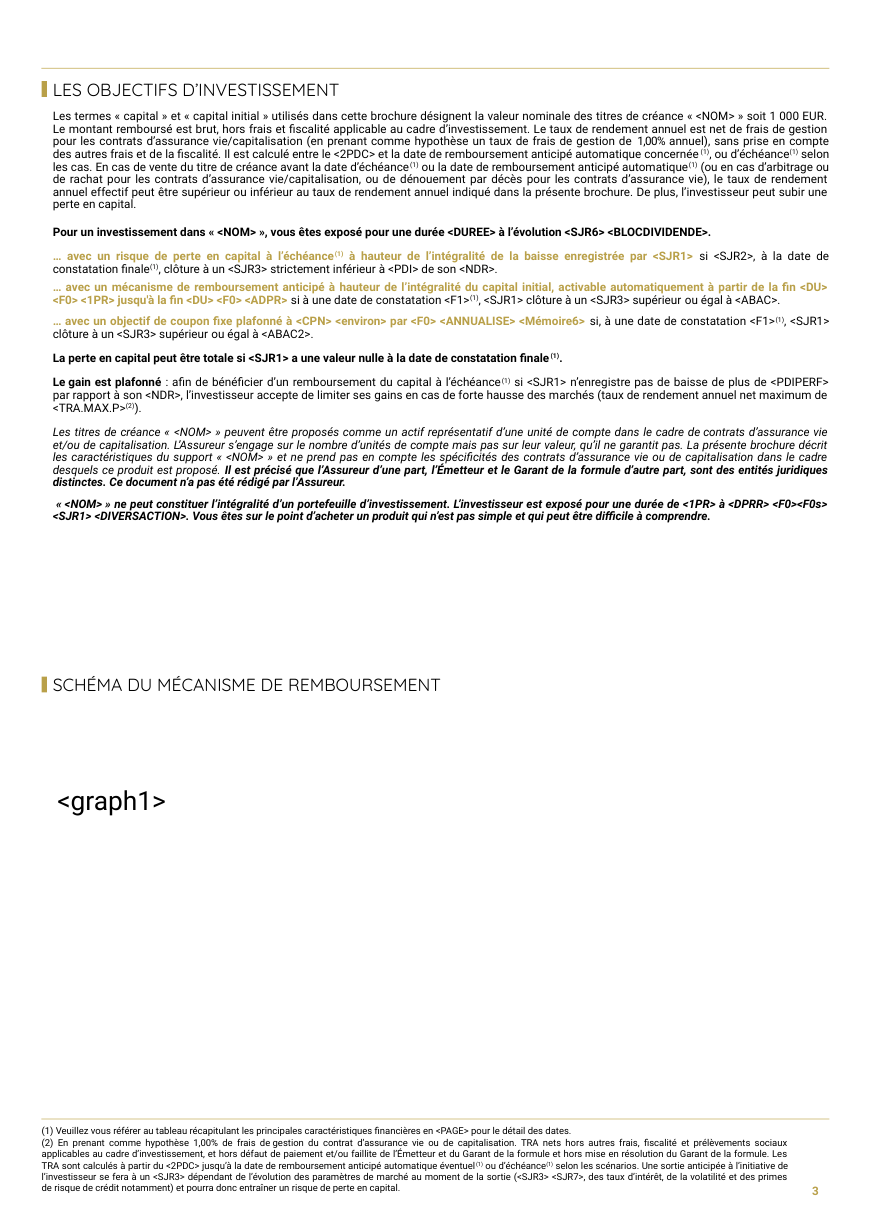
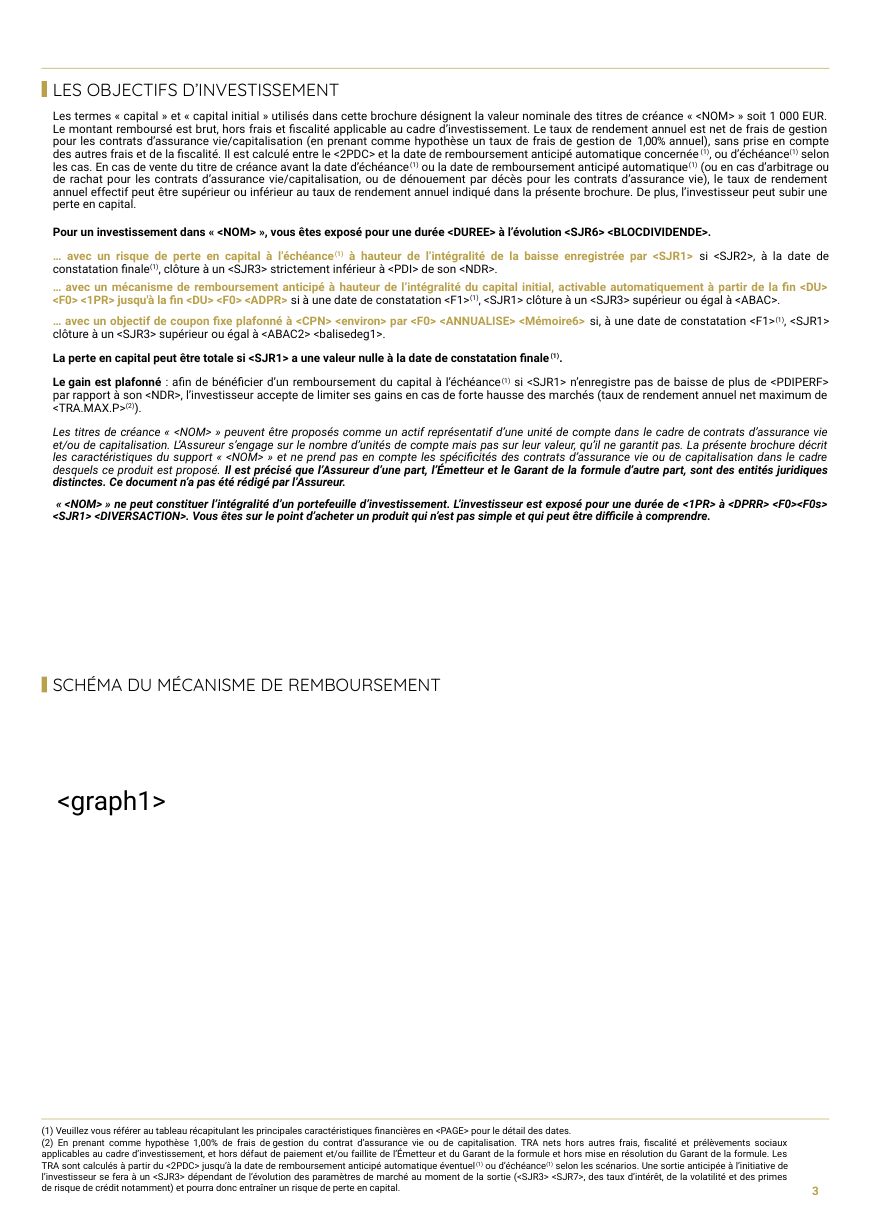
Before and after one commit to guillaumejacquin/Moulinette_Brochure_Equitim, a slide deck: slide 3 of Templates/BNP Paribas.pptx. Drawn at 871x1232 pixels with LibreOffice and Linux fonts; fonts in the diff are those of the drawing; background and template pictures are left out. Boxes give left, top, right and bottom in pixels: in the first picture for what was removed or moved away, otherwise in the second. Text is boxed around its words. In the diff, an @@ line names an element or a change of style, - is before the commit and + after.

```diff
--- a/Templates/BNP Paribas.pptx
+++ b/Templates/BNP Paribas.pptx
@@ text at (x1=53, y1=316, x2=829, y2=341): text changed @@
-    … avec un objectif de coupon fixe plafonné à <CPN> <environ> par <F0> <ANNUALISE> <Mémoire6> si, à une date de constatation <F1>(1), <SJR1> clôture à un <SJR3> supérieur ou égal à <ABAC2>.
+    … avec un objectif de coupon fixe plafonné à <CPN> <environ> par <F0> <ANNUALISE> <Mémoire6> si, à une date de constatation <F1>(1), <SJR1> clôture à un <SJR3> supérieur ou égal à <ABAC2> <balisedeg1>.
```
Also in this commit, not shown: 1 other slide changed, 24 other files.
